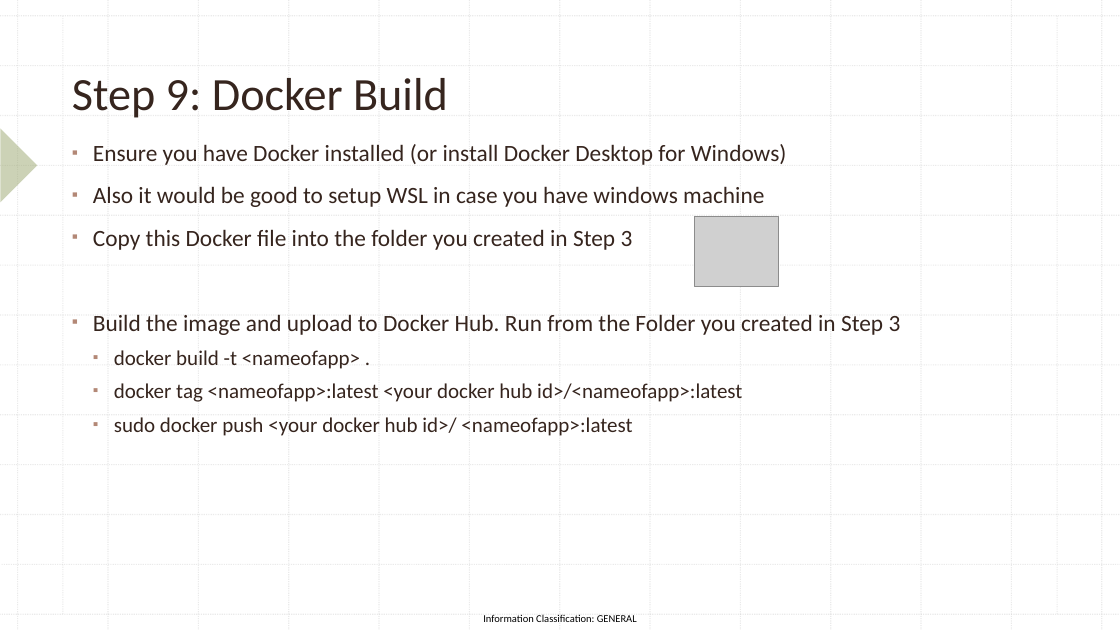
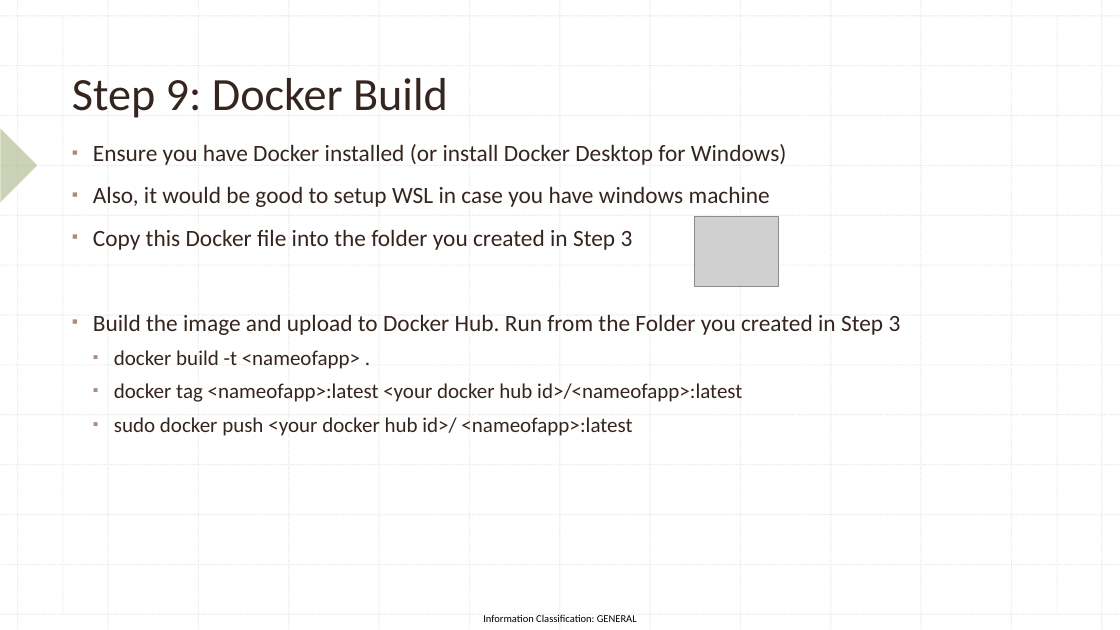
Before and after one commit to mahendrachandrasekhar/SocietyApp, a slide deck: slide 13 of Setting up the Society App.pptx. Drawn at 1120x630 pixels with LibreOffice and Linux fonts; fonts in the diff are those of the drawing; grey boxes stand for pictures. Boxes give left, top, right and bottom in pixels: in the first picture for what was removed or moved away, otherwise in the second. Text is boxed around its words. In the diff, an @@ line names an element or a change of style, - is before the commit and + after.

```diff
--- a/Setting up the Society App.pptx
+++ b/Setting up the Society App.pptx
@@ text at <box>93,186,770,207</box>: text changed @@
-▪ Also it would be good to setup WSL in case you have windows machine
+▪ Also, it would be good to setup WSL in case you have windows machine
```
Also in this commit, not shown: 1 other slide changed, 3 other files.
